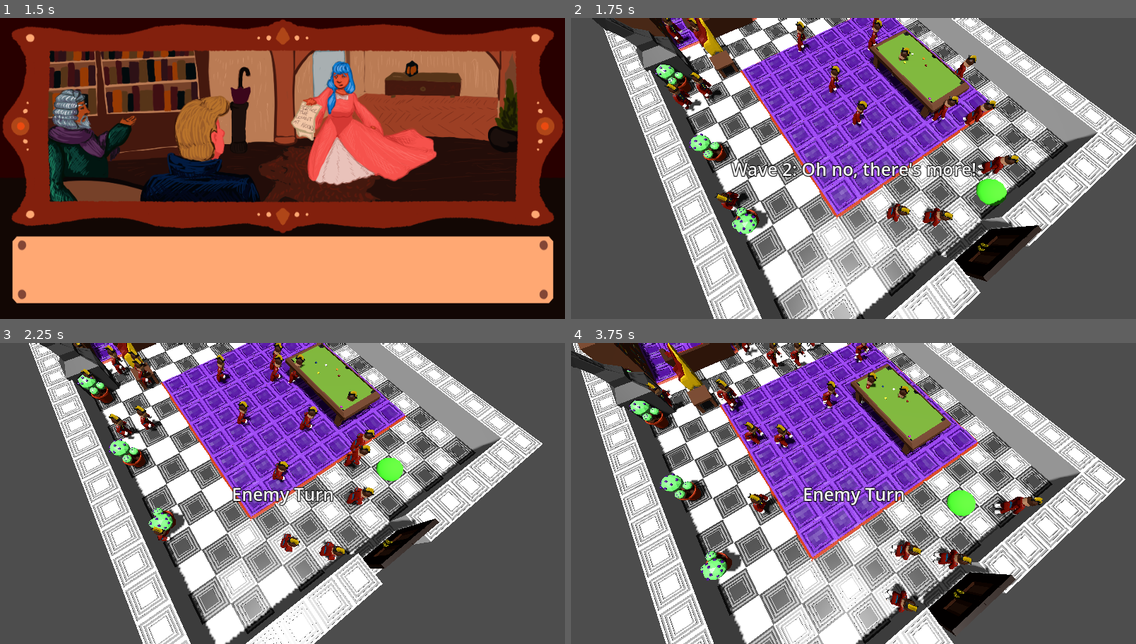
Above: before the commit, frames 1-4 (two rows, left to right).
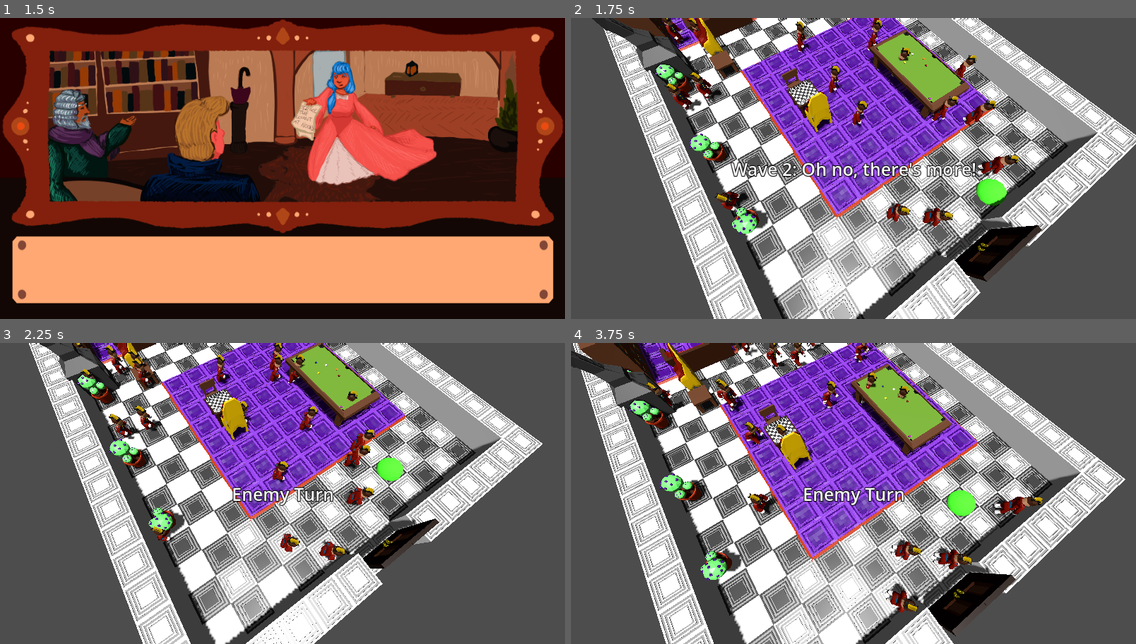
Above: after the commit, the same moments.

Repository: pinguinosod/gse_winterjam2024
Game: Godot game, scene res://main.tscn
Same seed, same stepped clock (60 frames per second), same inputs: the game is played once before the commit and once after it.
Inputs (mouse positions are in pixels of both pictures, inside the frame that each line leads up to):
- Up to frame 1 (1.5 s): click (288, 285) at 0.5 s; tap Enter (ui_accept) at 1.25 s; move the mouse to (406, 153) at 1.27 s; hold D (move_right) from 1.28 s (still down); tap Space (end_turn) at 1.35 s; click (406, 153) at 1.42 s
- Up to frame 2 (1.75 s): keep holding D (move_right); tap Enter (ui_accept) at 1.52 s
- Up to frame 3 (2.25 s): move the mouse to (169, 508) at 2.02 s; release D (move_right) at 2.03 s; hold S (move_down) from 2.03 s (still down); tap Space (end_turn) at 2.1 s
- Up to frame 4 (3.75 s): tap Enter (ui_accept) at 2.27 s; move the mouse to (910, 427) at 2.77 s; release S (move_down) at 2.78 s; hold D (move_right) 2.78-3.53 s; tap Space (end_turn) at 2.85, 3.6 s; move the mouse to (825, 553) at 3.52 s; hold W (move_up) from 3.53 s (still down); click (825, 553) at 3.67 s

Frame 1 is identical in both runs. In frame 2, 0.9% of the frame differs, in the area x 37-47%, y 16-39%; in frame 3, 0.8%; in frame 4, 0.9%.
Error in both runs: Invalid access of index '26' on a base object of type: 'Array'. (res://scripts/rooms.gd:29)

Commit message:
Mesh lib

Diff:
--- a/MeshLibrary.tres
+++ b/MeshLibrary.tres
@@ -12,8 +12,10 @@
 [ext_resource type="ArrayMesh" uid="uid://d0uuxlympyxe" path="res://models/tiles/bookshelfTile.tres" id="6_fgc6v"]
 [ext_resource type="ArrayMesh" uid="uid://chatwg3r7efs" path="res://models/tiles/billiardTable2.tres" id="6_hgada"]
 [ext_resource type="ArrayMesh" uid="uid://hw24suopn03k" path="res://models/tiles/bookshelfTileRotated.tres" id="7_3huwu"]
+[ext_resource type="ArrayMesh" uid="uid://offqaq388nip" path="res://models/tiles/lameChairTile.tres" id="7_6i6wq"]
 [ext_resource type="ArrayMesh" uid="uid://bmf4y5xark53c" path="res://models/tiles/sideTable.tres" id="8_5gu5p"]
 [ext_resource type="ArrayMesh" uid="uid://dq38wy47f31yg" path="res://models/tiles/gridUnenterableTile.tres" id="8_8ncgt"]
+[ext_resource type="ArrayMesh" uid="uid://dq50pm1nd8fvs" path="res://models/tiles/chessTableTile.tres" id="9_ns2rk"]
 
 [resource]
 item/0/name = "floorBlack"
@@ -101,7 +103,8 @@
 item/13/navigation_mesh_transform = Transform3D(1, 0, 0, 0, 1, 0, 0, 0, 1, 0, 0, 0)
 item/13/navigation_layers = 1
 item/14/name = "BoringChair"
-item/14/mesh_transform = Transform3D(1, 0, 0, 0, 1, 0, 0, 0, 1, 0, 0, 0)
+item/14/mesh = ExtResource("7_6i6wq")
+item/14/mesh_transform = Transform3D(1, 0, 0, 0, 1, 0, 0, 0, 1, 0, -0.5, 0)
 item/14/shapes = []
 item/14/navigation_mesh_transform = Transform3D(1, 0, 0, 0, 1, 0, 0, 0, 1, 0, 0, 0)
 item/14/navigation_layers = 1
@@ -112,7 +115,8 @@
 item/15/navigation_mesh_transform = Transform3D(1, 0, 0, 0, 1, 0, 0, 0, 1, 0, 0, 0)
 item/15/navigation_layers = 1
 item/16/name = "Chess Table"
-item/16/mesh_transform = Transform3D(1, 0, 0, 0, 1, 0, 0, 0, 1, 0, 0, 0)
+item/16/mesh = ExtResource("9_ns2rk")
+item/16/mesh_transform = Transform3D(1, 0, 0, 0, 1, 0, 0, 0, 1, 0, -0.5, 0)
 item/16/shapes = []
 item/16/navigation_mesh_transform = Transform3D(1, 0, 0, 0, 1, 0, 0, 0, 1, 0, 0, 0)
 item/16/navigation_layers = 1
--- a/rooms.tscn
+++ b/rooms.tscn
@@ -15,7 +15,7 @@
 mesh_library = ExtResource("1_aqf6v")
 cell_size = Vector3(1, 1, 1)
 data = {
-"cells": PackedInt32Array(0, 0, 1, 1, 0, 1, 2, 0, 1, 3, 0, 1 …(6300 unchanged characters)… 4, 6, 4, 65557, 6, 4, 65542, 10, 1048589)
+"cells": PackedInt32Array(0, 0, 1, 1, 0, 1, 2, 0, 1, 3, 0, 1 …(6300 unchanged characters)… 4, 6, 4, 65557, 6, 4, 65542, 10, 1048589, 65544, 5, 1441808, 65543, 5, 1441798, 65545, 5, 14)
 }
 metadata/_editor_floor_ = Vector3(0, 1, 0)
 
Not shown: 1 places in MeshLibrary.tres that only renumber resources
